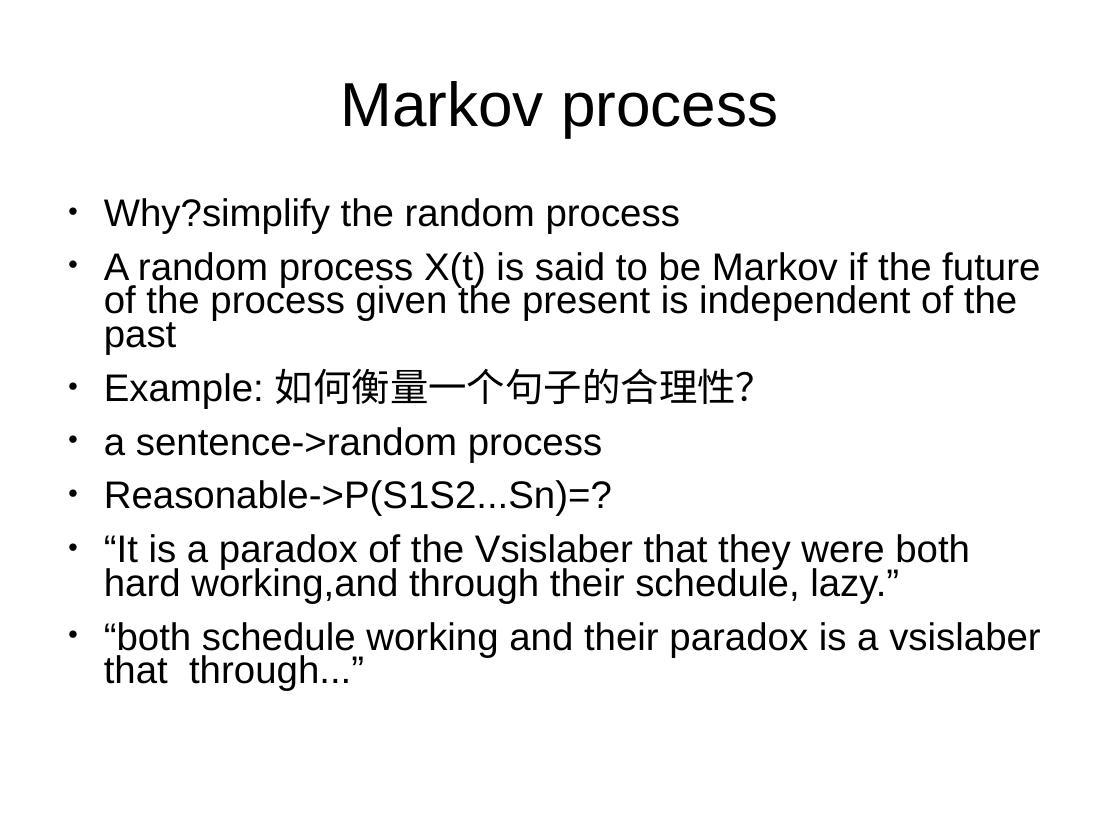
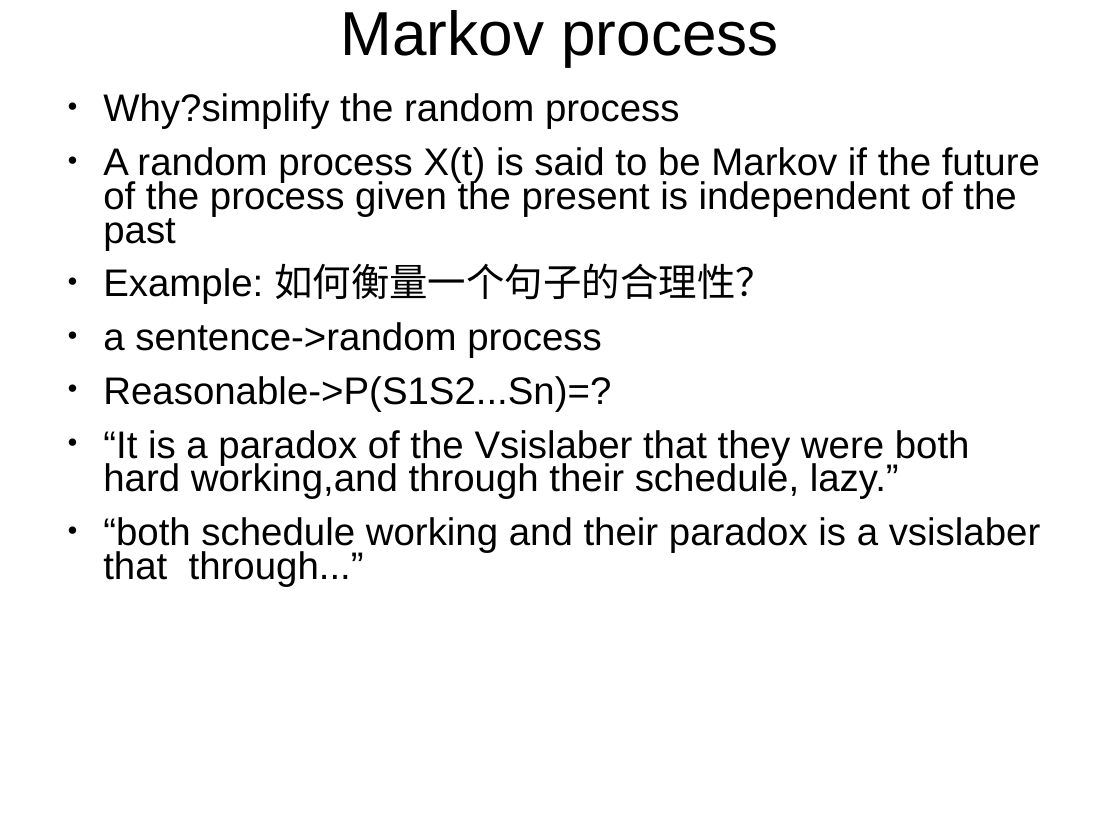
Before and after one commit to GarfieldF/RL_Course-slides_hw, a slide deck: slide 10 of DAY1/lecture1.ppt (slide 7 before the commit). Drawn at 1120x840 pixels with LibreOffice and Linux fonts; fonts in the diff are those of the drawing. Boxes give left, top, right and bottom in pixels: in the first picture for what was removed or moved away, otherwise in the second. Text is boxed around its words. In the diff, an @@ line names an element or a change of style, - is before the commit and + after.

```diff
--- a/DAY1/lecture1.ppt
+++ b/DAY1/lecture1.ppt
@@ title "Markov process": place and size @@
-title "Markov process" at [340,81,778,137]
+title "Markov process" at [341,10,778,67]
@@ text "Why?simplify the random process": place and size @@
-text "Why?simplify the random process" at [104,198,1041,691]
+text "Why?simplify the random process" at [103,93,1041,586]
```
Also in this commit, not shown: 9 other slides changed, 6 slides added, 1 slide removed.
